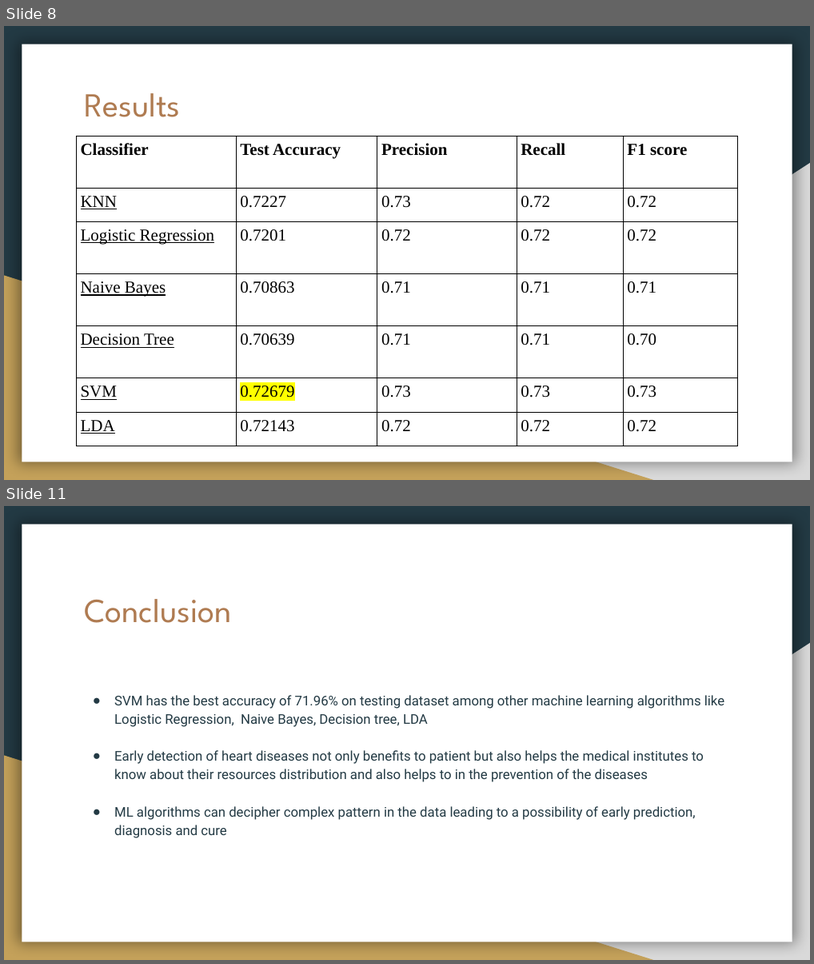
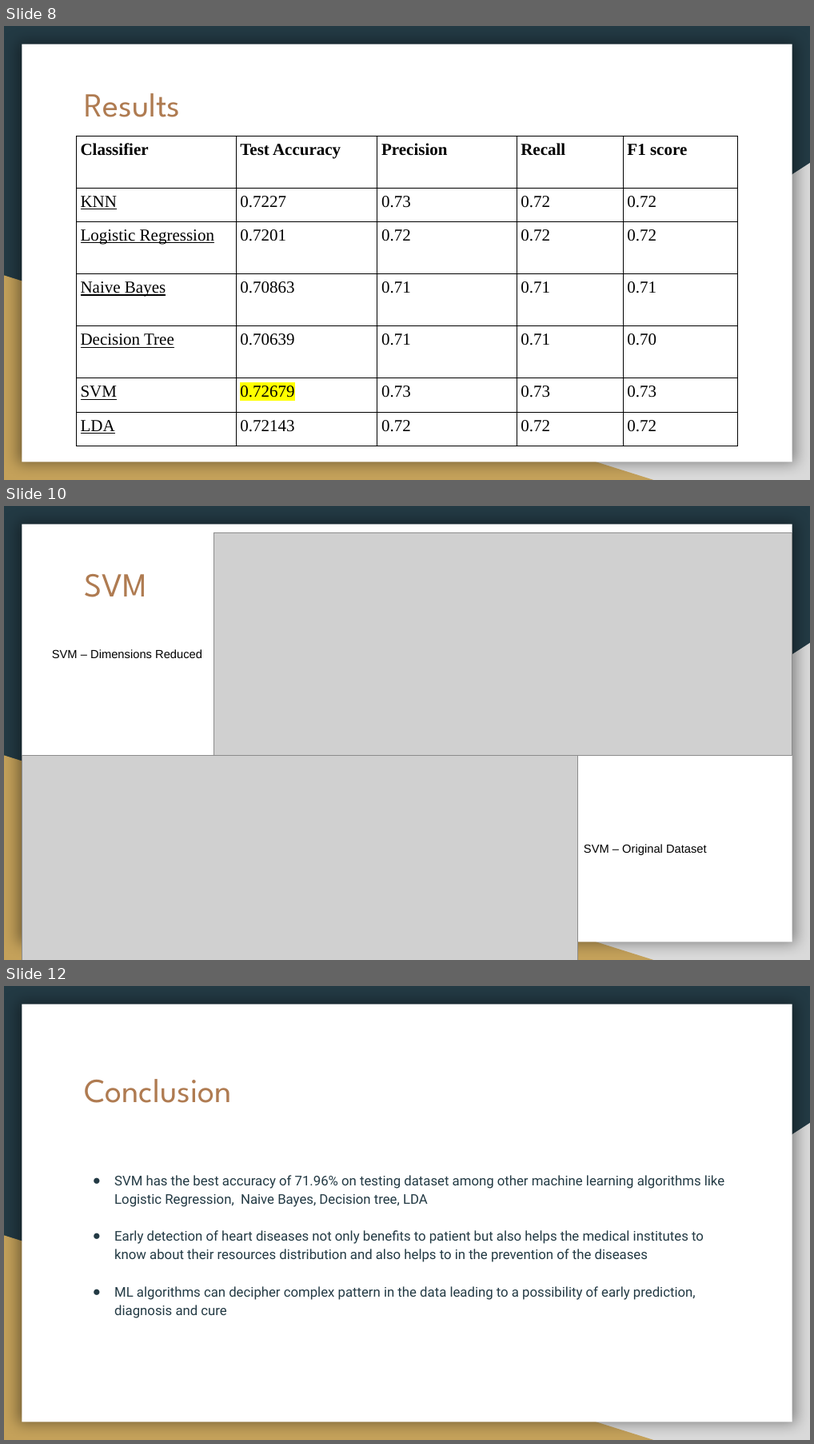
Before and after one commit to just-a-rookie-2001/CSE523-Machine-Learning-2022-Bug-Smashers, a slide deck: Presentations/10_Bug Smashers_End_Sem_Project_Presentation.pptx. Shown one above the other, each under a label of ours: slides 8 and 11 before the commit, slides 8, 10 and 12 after it; the slides between them are not shown. The pictures are 814x964 and 814x1444 pixels, drawn with LibreOffice and Linux fonts; fonts in the diff are those of the drawing; grey boxes stand for pictures. Boxes give left, top, right and bottom in pixels: in the first picture for what was removed or moved away, otherwise in the second. Text is boxed around its words. In the diff, an @@ line names an element or a change of style, - is before the commit and + after.

```diff
--- a/Presentations/10_Bug Smashers_End_Sem_Project_Presentation.pptx
+++ b/Presentations/10_Bug Smashers_End_Sem_Project_Presentation.pptx
@@ slide 10 added at bbox=[4, 506, 810, 960], background #233A44; not listed: 3 template elements that a slide beside it also shows @@
@@ picture added at bbox=[214, 532, 792, 756] @@
@@ title added at bbox=[84, 574, 146, 597], 40 pt, text #AF7B51 @@
+SVM
@@ text added at bbox=[52, 649, 202, 658], 14 pt, text #000000 @@
+SVM – Dimensions Reduced
@@ picture added at bbox=[22, 756, 578, 960] @@
@@ text added at bbox=[584, 844, 707, 855], 14 pt, text #000000 @@
+SVM – Original Dataset
@@ what was slide 11 is now slide 12 @@
```
Also in this commit, not shown: 5 slides changed, 7 other files.
